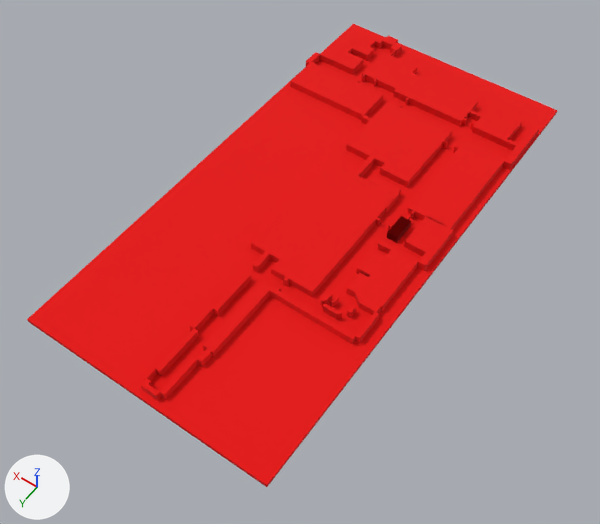
The glTF model public/models/school_cblock.hitboxes.glb, before and after one commit.
The view is the same before and after, from a camera (50 mm lens) standing at (-13.2, 157.7, 150.0) and looking at (58.5, 57.4, -7.7). Arrows for +X, +Y and +Z are at lower left; the lights stay in place. Where no turn or scale is listed for an object, it has been applied to the vertices. Vertices at the same position are counted once.

In view in the first picture: '_c_groundfloor_floor_invisible', 'c_ground_hitbox_invisible.002', 'c_ground_hitbox_invisible.003', 'c_ground_hitbox_invisible.004', 'c_ground_hitbox_invisible.005', 'c_ground_hitbox_invisible.006', 'c_ground_hitbox_invisible.008', 'c_ground_hitbox_invisible.012', 'c_ground_hitbox_invisible.019', 'c_ground_hitbox_invisible.073', 'c_ground_hitbox_invisible.085', 'c_ground_hitbox_invisible.086'.
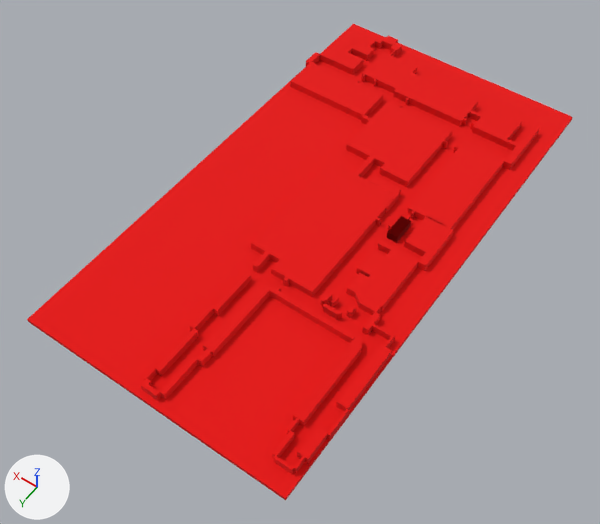
Where the newer file only moved an object's origin or applied its transform, the numbers keep the older frame.

Location of each change, (x1, y1, x2, y2) in pixels of the pictures (600 x 524 px):
'_c_groundfloor_floor_invisible', mesh rescaled
    before: (27, 24, 557, 487)
    after: (27, 24, 573, 500)
'c_ground_hitbox_invisible.093', added (red)
    after: (293, 335, 362, 426)
'c_ground_hitbox_invisible.092', added (red)
    after: (336, 344, 392, 411)
'c_ground_hitbox_invisible.095', added (red)
    after: (297, 426, 328, 463)
'c_ground_hitbox_invisible.098', added
    after: (272, 431, 295, 458)
'c_ground_hitbox_invisible.094', added
    after: (327, 409, 349, 440)
'c_ground_hitbox_invisible.097', added
    after: (274, 455, 294, 474)
'c_ground_hitbox_invisible.090', added
    after: (372, 324, 392, 340)
'c_ground_hitbox_invisible.096', added
    after: (294, 456, 305, 473)
'c_ground_hitbox_invisible.099', added
    after: (287, 418, 299, 434)
'c_ground_hitbox_invisible.091', added
    after: (384, 334, 395, 348)

The change, as a diff of the scene's bpy script:
```diff
--- a/public/models/school_cblock.hitboxes.glb.py
+++ b/public/models/school_cblock.hitboxes.glb.py
@@ me_cube_051 @@
 me_cube_051.from_pydata(...)  # 8 vertices, 12 faces; spans x 29.0..94.0, y -19.3..109.5, z -1.0..0.0
+# me_cube_051 part 1: the whole mesh is scaled about its middle by (1.07, 1, 1), then moved by (-2.2, 0.0, 0.0)
 me_cube_051.materials.append(mat_hbmat_c)
@@ me_cube_247 @@
+me_cube_247.from_pydata([(30.5, 95.5, 0.0), (30.5, 95.5, 2.0), (33.0, 95.5, 0.0), (33.0, 95.5, 2.0), (30.5, 74.5, 0.0), (30.5, 74.5, 2.0), (33.0, 72.6, 0.0), (33.0, 72.6, 2.0), (31.7, 72.5, 0.0), (31.7, 72.5, 2.0)], [], [(4, 5, 1), (4, 1, 0), (8, 9, 5), (8, 5, 4), (0, 2, 6), (6, 8, 4), (6, 4, 0), (0, 1, 3), (0, 3, 2), (6, 7, 9), (6, 9, 8), (3, 1, 5), (5, 9, 7), (5, 7, 3), (2, 3, 7), (2, 7, 6)])
+me_cube_247.materials.append(mat_hbmat_c)  # red #e70200
@@ ob_c_ground_hitbox_invisible_099 @@
+ob_c_ground_hitbox_invisible_099 = bpy.data.objects.new('c_ground_hitbox_invisible.099', me_cube_253)  # a box spanning x 31.45..32.03, y 95.56..98.77, z 0.0..2.0; in mat_hbmat_c (red #e70200)
+ob_c_ground_hitbox_invisible_099.location = (0.0, 0.0, 0.0)
@@ ob_c_ground_hitbox_invisible_098 @@
+ob_c_ground_hitbox_invisible_098 = bpy.data.objects.new('c_ground_hitbox_invisible.098', me_cube_252)  # a box spanning x 30.43..31.41, y 98.53..104.39, z 0.0..2.0; in mat_hbmat_c (red #e70200)
+ob_c_ground_hitbox_invisible_098.location = (0.0, 0.0, 0.0)
@@ ob_c_ground_hitbox_invisible_097 @@
+ob_c_ground_hitbox_invisible_097 = bpy.data.objects.new('c_ground_hitbox_invisible.097', me_cube_251)  # a box spanning x 26.44..30.69, y 104.4..104.98, z 0.0..2.0; in mat_hbmat_c (red #e70200)
+ob_c_ground_hitbox_invisible_097.location = (0.0, 0.0, 0.0)
@@ ob_c_ground_hitbox_invisible_096 @@
+ob_c_ground_hitbox_invisible_096 = bpy.data.objects.new('c_ground_hitbox_invisible.096', me_cube_250)  # a box spanning x 25.86..26.44, y 101.44..104.39, z 0.0..2.0; in mat_hbmat_c (red #e70200)
+ob_c_ground_hitbox_invisible_096.location = (0.0, 0.0, 0.0)
@@ ob_c_ground_hitbox_invisible_095 @@
+ob_c_ground_hitbox_invisible_095 = bpy.data.objects.new('c_ground_hitbox_invisible.095', me_cube_249)  # a box spanning x 25.21..27.7, y 94.57..101.41, z 0.0..2.0; in mat_hbmat_c (red #e70200)
+ob_c_ground_hitbox_invisible_095.location = (0.0, 0.0, 0.0)
@@ ob_c_ground_hitbox_invisible_094 @@
+ob_c_ground_hitbox_invisible_094 = bpy.data.objects.new('c_ground_hitbox_invisible.094', me_cube_248)  # a box spanning x 24.6..25.18, y 88.12..94.85, z 0.0..2.0; in mat_hbmat_c (red #e70200)
+ob_c_ground_hitbox_invisible_094.location = (0.0, 0.0, 0.0)
@@ ob_c_ground_hitbox_invisible_093 @@
+ob_c_ground_hitbox_invisible_093 = bpy.data.objects.new('c_ground_hitbox_invisible.093', me_cube_247)
+ob_c_ground_hitbox_invisible_093.location = (0.0, 0.0, 0.0)
@@ ob_c_ground_hitbox_invisible_092 @@
+ob_c_ground_hitbox_invisible_092 = bpy.data.objects.new('c_ground_hitbox_invisible.092', me_cube_246)  # a box spanning x 24.9..27.7, y 71.5..88.1, z 0.0..2.0; in mat_hbmat_c (red #e70200)
+ob_c_ground_hitbox_invisible_092.location = (0.0, 0.0, 0.0)
@@ ob_c_ground_hitbox_invisible_091 @@
+ob_c_ground_hitbox_invisible_091 = bpy.data.objects.new('c_ground_hitbox_invisible.091', me_cube_245)  # a box spanning x 26.38..26.95, y 67.98..71.48, z 0.0..2.0; in mat_hbmat_c (red #e70200)
+ob_c_ground_hitbox_invisible_091.location = (0.0, 0.0, 0.0)
@@ ob_c_ground_hitbox_invisible_090 @@
+ob_c_ground_hitbox_invisible_090 = bpy.data.objects.new('c_ground_hitbox_invisible.090', me_cube_244)  # a box spanning x 26.96..31.62, y 67.98..68.55, z 0.0..2.0; in mat_hbmat_c (red #e70200)
+ob_c_ground_hitbox_invisible_090.location = (0.0, 0.0, 0.0)
```
